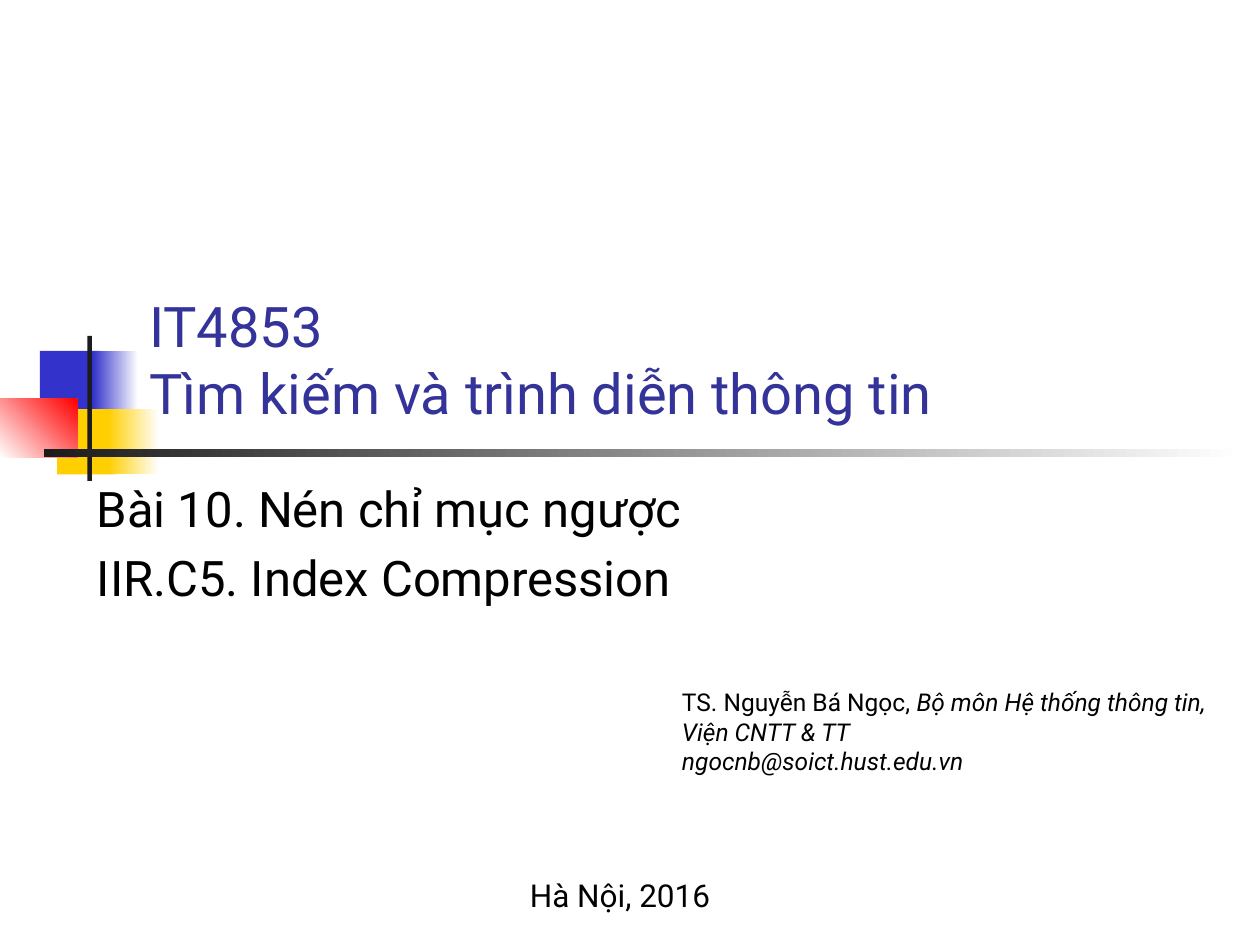
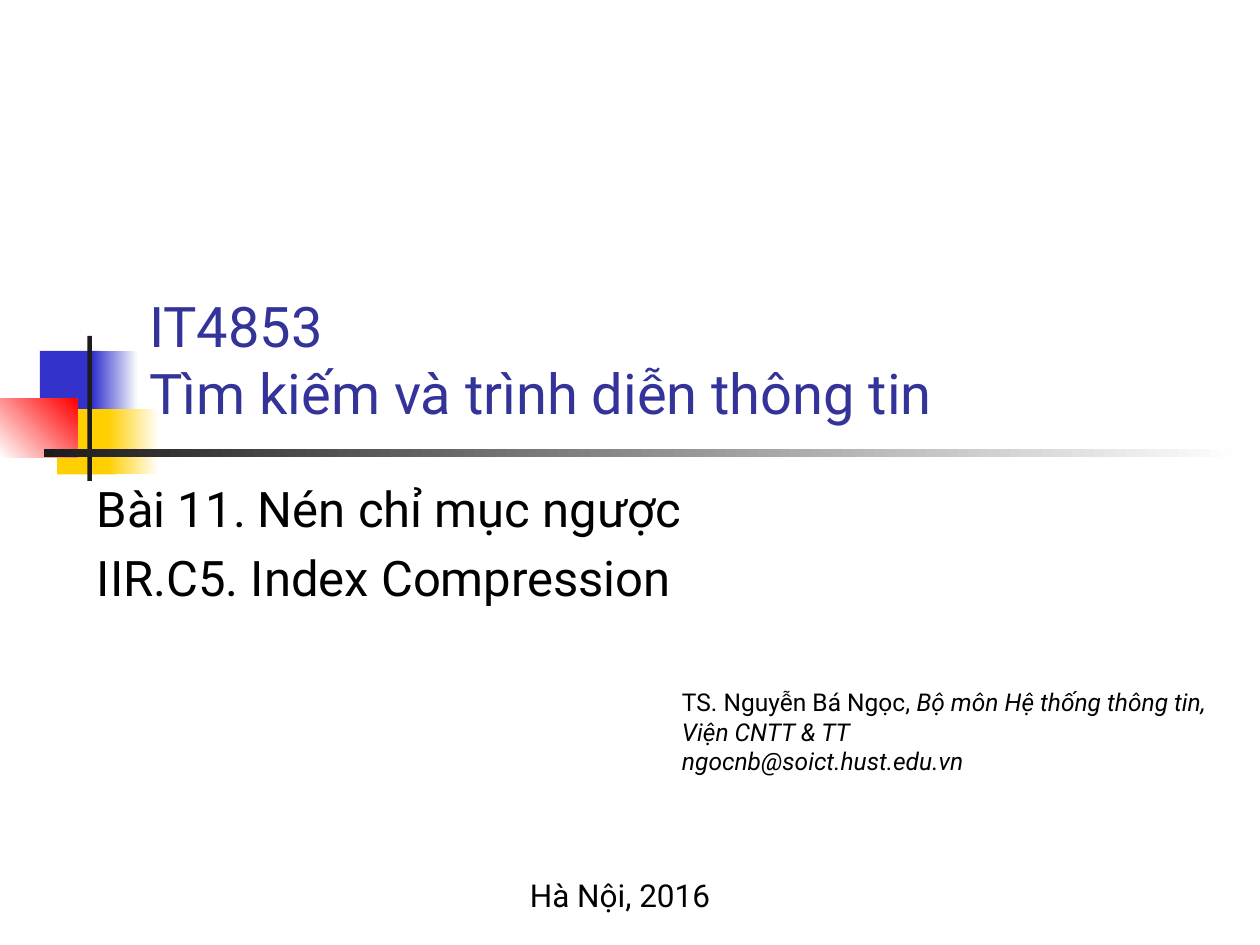
Before and after one commit to bangoc/IT4853, a slide deck: slide 1 of Bai 11 Nén chi muc nguoc.pptx. Drawn at 1260x945 pixels with LibreOffice and Linux fonts; fonts in the diff are those of the drawing. Boxes give left, top, right and bottom in pixels: in the first picture for what was removed or moved away, otherwise in the second. Text is boxed around its words. In the diff, an @@ line names an element or a change of style, - is before the commit and + after.

```diff
--- a/Bai 11 Nén chi muc nguoc.pptx
+++ b/Bai 11 Nén chi muc nguoc.pptx
@@ subtitle at (97, 487, 681, 538): text changed @@
-Bài 10. Nén chỉ mục ngược
+Bài 11. Nén chỉ mục ngược
```
Also in this commit, not shown: 21 other slides changed.
